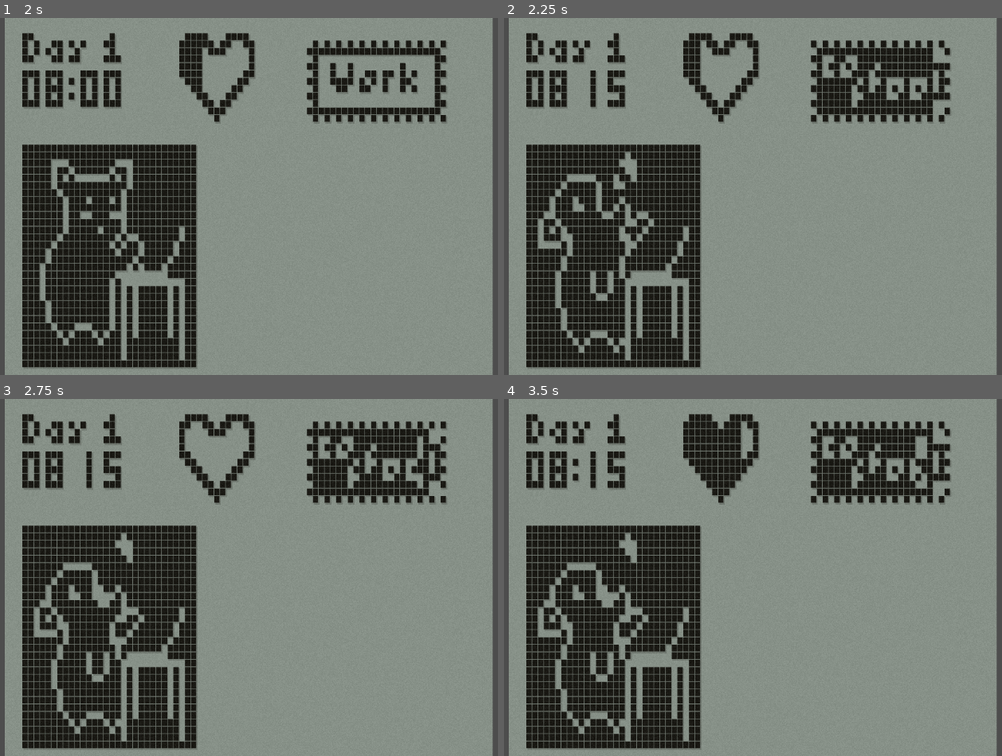
Above: before the commit, frames 1-4 (two rows, left to right).
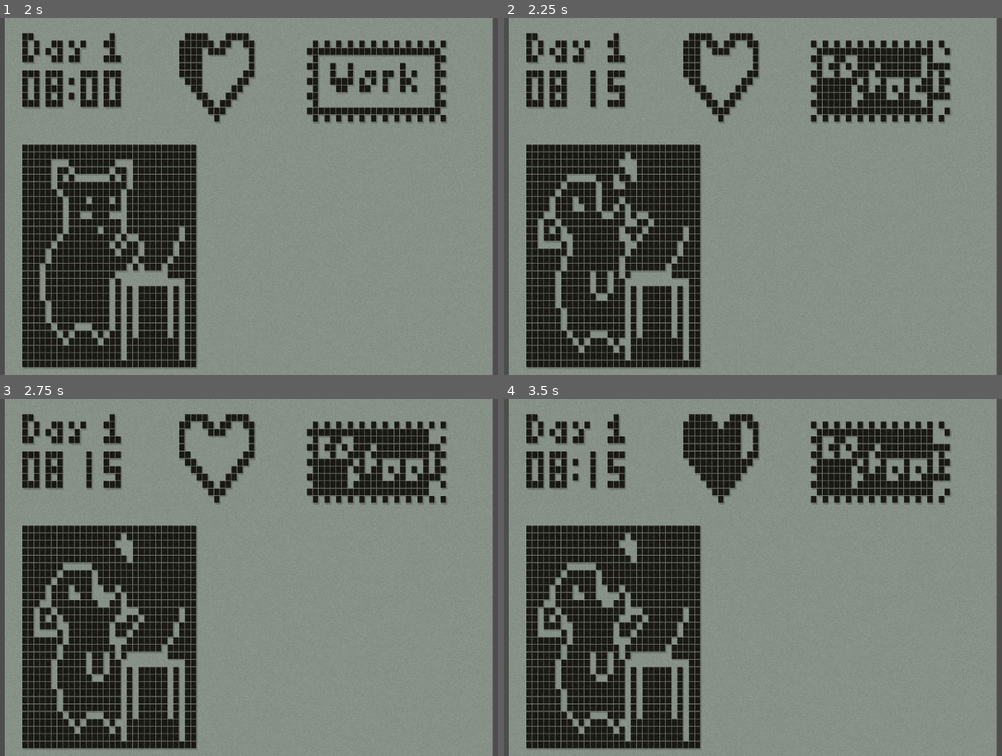
Above: after the commit, the same moments.

Repository: aherrington7452/maruvail_nokia-game-jam-7
Game: Godot game, scene res://scene/main.tscn
Same seed, same stepped clock (60 frames per second), same inputs: the game is played once before the commit and once after it.
Inputs:
- Up to frame 1 (2 s): hold Up (move_up) 0.53-1.28 s; tap Space (interact) at 0.6, 1.35 s; hold Down (move_down) from 1.28 s (still down)
- Up to frame 2 (2.25 s): release Down (move_down) at 2.03 s; hold Up (move_up) from 2.03 s (still down); tap Space (interact) at 2.1 s
- Up to frame 3 (2.75 s): keep holding Up (move_up)
- Up to frame 4 (3.5 s): keep holding Up (move_up); tap Space (interact) at 2.85 s

Frame 1 is identical in both runs. In frame 2, 0.2% of the frame differs, in the area x 83-85%, y 10-25%; in frame 3, 0.2%; in frame 4, 0.3%, in the area x 82-85%, y 10-25%.

Commit message:
work drains energy
player forced to sleep when sleeping or out of energy

Diff:
--- a/scene/work_station_ui.tscn
+++ b/scene/work_station_ui.tscn
@@ -1104,7 +1104,11 @@
 [node name="SleepTimer" type="Timer" parent="."]
 wait_time = 2.0
 
+[node name="DrainEnergyTimer" type="Timer" parent="."]
+one_shot = true
+
 [connection signal="timeout" from="ClockTimer" to="." method="_on_clock_timer_timeout"]
 [connection signal="timeout" from="CoffeeTimer" to="." method="_on_coffee_timer_timeout"]
 [connection signal="timeout" from="WorkTimer" to="." method="_on_work_timer_timeout"]
 [connection signal="timeout" from="SleepTimer" to="." method="_on_sleep_timer_timeout"]
+[connection signal="timeout" from="DrainEnergyTimer" to="." method="_on_drain_energy_timer_timeout"]
--- a/scripts/scr_work_station.gd
+++ b/scripts/scr_work_station.gd
@@ -7,16 +7,26 @@
 @onready var work_timer: Timer = $WorkTimer
 var work_bar_max_frames = 20 # 21 total
 var work_timer_ongoing = false
+
 @onready var sleep_timer: Timer = $SleepTimer
-var sleep_bar_max_frames = 18 # 19 total
+var sleep_bar_min_frames = 0
 var sleep_timer_ongoing = false
+var player_sleeping : bool  = false # Player forced to sleep until energy full
+
 @onready var coffee_timer: Timer = $CoffeeTimer
-var coffee_bar_max_frames = 18 # 19 total
+var coffee_bar_min_frames = 0
 var coffee_timer_ongoing = false
+
+# for coffee and sleep timers
+var energy_max_frames = 18 # 19 total
+
+@onready var drain_energy_timer: Timer = $DrainEnergyTimer
+var drain_energy_timer_ongoing : bool = false
+var energy_drain_rate = 1 # must divide evenly into 18
 
 @onready var clock: AnimatedSprite2D = $Clock
 
-#dictionary
+#dictionaries
 var State = { "Work": 0, "Coffee": 1, "Sleep": 2 }
 var StateValue = { "Work": 0, "Energy": 0, "Health": 0 } # value = frame of animation
 
@@ -29,11 +39,18 @@
 
 func _process(_delta) -> void:
 	player_input()
+	drain_energy()
 	update_bar_progress()
 
 	# animate based on state
 	label_animation()
 	cat_animation()
+
+func drain_energy():
+	if current_state == State.Work:
+		if drain_energy_timer_ongoing == false:
+			drain_energy_timer_ongoing = true
+			drain_energy_timer.start(drain_energy_timer.wait_time)
 
 func player_input():
 	# cycle through states
@@ -47,21 +64,31 @@
 			current_selection_state -= 1
 		elif current_selection_state == 0:
 			current_selection_state = 2
-	if Input.is_action_just_pressed("interact"):
-		current_state = current_selection_state
+	if player_sleeping == false:
+		if Input.is_action_just_pressed("interact"):
+			current_state = current_selection_state
+			if current_state == State.Sleep:
+				player_sleeping = true
+	else: #if player is sleeping
+		current_state = State.Sleep
 
 func update_bar_progress():
 	if current_state == State.Work:
-		#pause all other bar timers
-		coffee_timer.paused = true
-		sleep_timer.paused = true
-		work_timer.paused = false
-		if work_timer_ongoing == false:
-			#get timer and start it
-			work_timer_ongoing = true
-
-			work_timer.start(work_timer.wait_time)
+		#If energy is drained, can't work, forced to sleep
+		if StateValue["Energy"] == energy_max_frames:
+			player_sleeping = true
+		else:
+			#pause all other bar timers, resume draining energy
+			drain_energy_timer.paused = false
+			coffee_timer.paused = true
+			sleep_timer.paused = true
+			work_timer.paused = false
+			if work_timer_ongoing == false:
+				#get timer and start it
+				work_timer_ongoing = true
+				work_timer.start(work_timer.wait_time)
 	if current_state == State.Coffee:
+		drain_energy_timer.paused = true
 		work_timer.paused = true
 		sleep_timer.paused = true
 		coffee_timer.paused = false
@@ -70,13 +97,19 @@
 			coffee_timer_ongoing = true
 			coffee_timer.start(coffee_timer.wait_time)
 	if current_state == State.Sleep:
+		# If energy is full, player is no longer forced to sleep
+		if StateValue["Energy"] == sleep_bar_min_frames:
+			player_sleeping = false
+		#if energy is full, you can still sleep (to regain health?)
+		#TODO may want to put something here to auto switch off sleep once energy is full (to work)
+		# letting the player choose to sleep the whole time could be funny though
+		drain_energy_timer.paused = true
 		work_timer.paused = true
 		coffee_timer.paused = true
 		sleep_timer.paused = false
 		if sleep_timer_ongoing == false:
 			#get timer and start it
 			sleep_timer_ongoing = true
-
 			sleep_timer.start(sleep_timer.wait_time)
 
 func label_animation():
@@ -122,14 +155,20 @@
 
 func _on_coffee_timer_timeout() -> void:
 	coffee_timer_ongoing = false
-	if StateValue["Energy"] < coffee_bar_max_frames:
-		StateValue["Energy"] += 1
+	if StateValue["Energy"] > coffee_bar_min_frames:
+		StateValue["Energy"] -= 1
 	else:
-		StateValue["Energy"] = coffee_bar_max_frames
+		StateValue["Energy"] = coffee_bar_min_frames
 
 func _on_sleep_timer_timeout() -> void:
 	sleep_timer_ongoing = false
-	if StateValue["Energy"] < sleep_bar_max_frames:
-		StateValue["Energy"] += 1
+	if StateValue["Energy"] > sleep_bar_min_frames:
+		StateValue["Energy"] -= 1
 	else:
-		StateValue["Energy"] = sleep_bar_max_frames
+		StateValue["Energy"] = sleep_bar_min_frames
+
+func _on_drain_energy_timer_timeout() -> void:
+	drain_energy_timer_ongoing = false
+	#DECREASE ENERGY WHILE WORKING
+	if StateValue["Energy"] < energy_max_frames:
+		StateValue["Energy"] += energy_drain_rate
